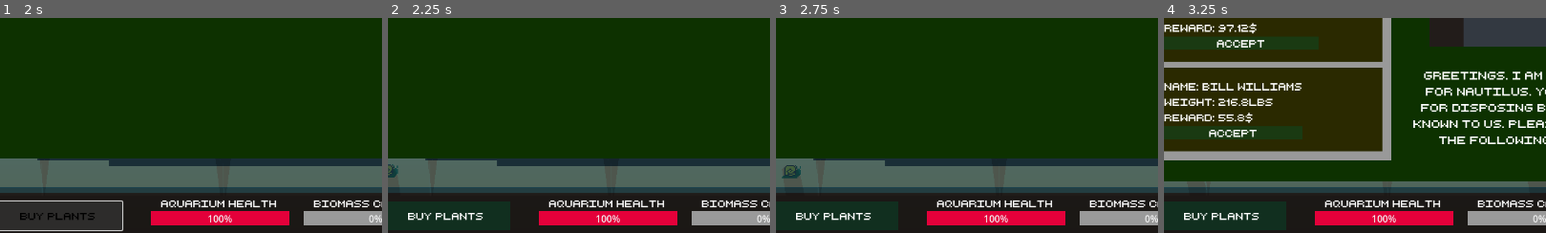
Above: before the commit, frames 1-4 (left to right).
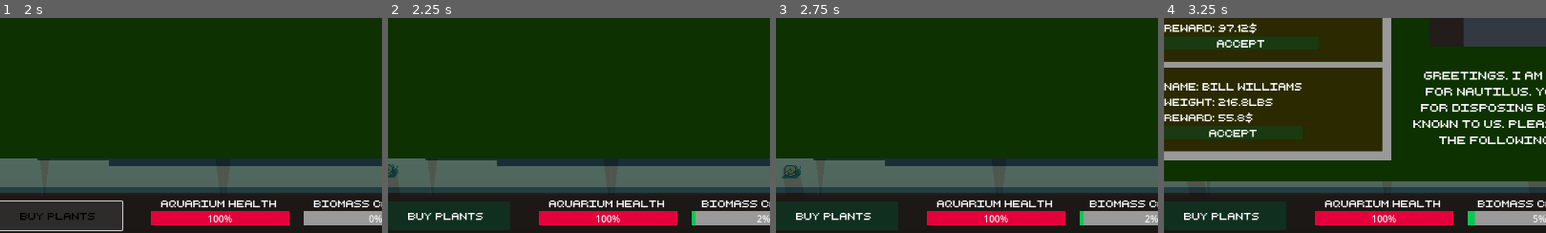
Above: after the commit, the same moments.

Repository: adrientremblay/ld56
Game: Godot game, scene res://scenes/game_screen.tscn
Same seed, same stepped clock (60 frames per second), same inputs: the game is played once before the commit and once after it.
Inputs:
- Up to frame 1 (2 s): click "Buy Creatures" at 0.5 s; click "Buy Plants" at 1.25 s
- Up to frame 2 (2.25 s): click "buy snail (5$)" at 2 s
- Up to frame 3 (2.75 s): no input
- Up to frame 4 (3.25 s): click "Buy Fish (10$)" at 2.75 s
The pictures show only the part of the screen within x 21-71%, y 50-100%; the shares and areas given below are measured in that part.

Frame 1 is identical in both runs. In frame 2, less than 0.1% of the frame differs, in the area x 79-98%, y 89-97%; in frame 3, less than 0.1%; in frame 4, 0.1%.

Commit message:
Fix creature biomass calculation

Diff:
--- a/scenes/game_screen.gd
+++ b/scenes/game_screen.gd
@@ -123,7 +123,9 @@
 		actual_biomass += corpse.weight
 
 	# TODO: Vary the creature weight
-	actual_biomass += $Aquarium/Creatures.get_child_count() * 5
+	#print($Aquarium/Creatures.get_child_count())
+	actual_biomass += $Aquarium/Creatures.get_child_count() * 5.0
 	biomass_usage = snappedf(actual_biomass / biomass_capacity, 0.001)
+	print(str(biomass_usage*100))
 
 	$UI/BiomassBar.value = biomass_usage * 100
--- a/scenes/game_screen.tscn
+++ b/scenes/game_screen.tscn
@@ -384,6 +384,7 @@
 offset_bottom = 704.0
 theme_override_styles/background = SubResource("StyleBoxFlat_1o5xs")
 theme_override_styles/fill = SubResource("StyleBoxFlat_6tb4g")
+allow_greater = true
 
 [node name="Music" type="AudioStreamPlayer" parent="."]
 stream = ExtResource("12_x36kj")
